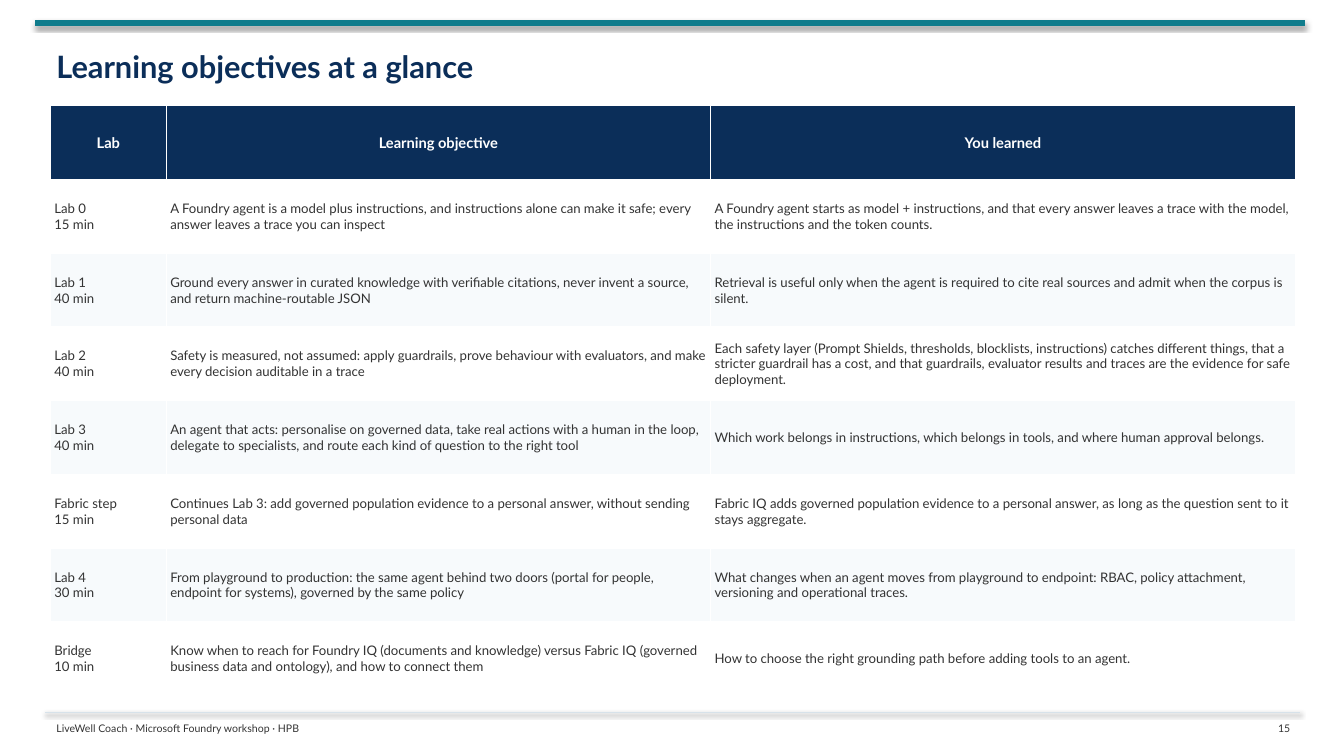
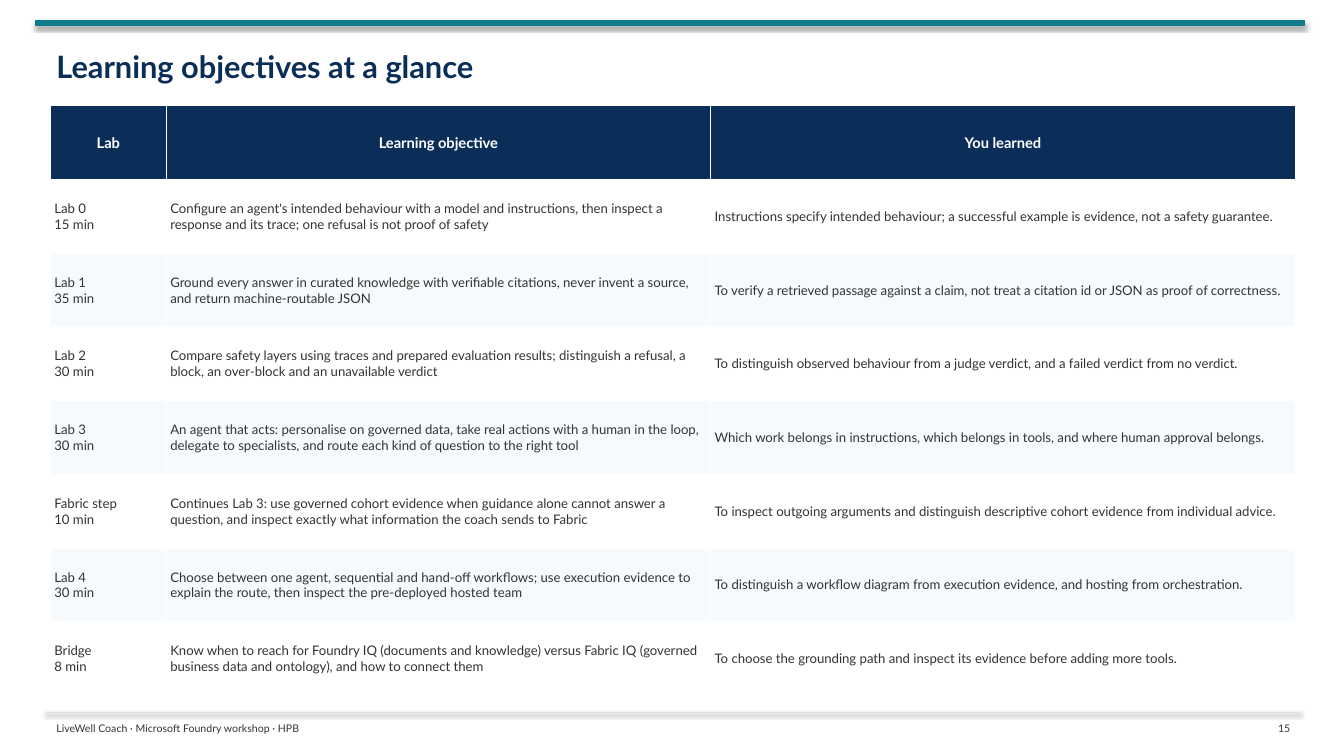
Before and after one commit to tonirex/hpb-foundry-workshop, a slide deck: slide 15 of deck/LiveWell-Lab-Flow.pptx. Drawn at 1344x756 pixels with LibreOffice and Linux fonts; fonts in the diff are those of the drawing. Boxes give left, top, right and bottom in pixels: in the first picture for what was removed or moved away, otherwise in the second. Text is boxed around its words. In the diff, an @@ line names an element or a change of style, - is before the commit and + after.

```diff
--- a/deck/LiveWell-Lab-Flow.pptx
+++ b/deck/LiveWell-Lab-Flow.pptx
@@ table at <box>50,106,1296,696</box> @@
-row 2, column 2: A Foundry agent is a model plus instructions, and instructions alone can make it safe; every answer leaves a trace you can inspect
+row 2, column 2: Configure an agent's intended behaviour with a model and instructions, then inspect a response and its trace; one refusal is not proof of safety
-row 2, column 3: A Foundry agent starts as model + instructions, and that every answer leaves a trace with the model, the instructions and the token counts.
+row 2, column 3: Instructions specify intended behaviour; a successful example is evidence, not a safety guarantee.
-row 3, column 1: Lab 1 / 40 min
+row 3, column 1: Lab 1 / 35 min
-row 3, column 3: Retrieval is useful only when the agent is required to cite real sources and admit when the corpus is silent.
+row 3, column 3: To verify a retrieved passage against a claim, not treat a citation id or JSON as proof of correctness.
-row 4: Lab 2 / 40 min | Safety is measured, not assumed: apply guardrails, prove behaviour with evaluators, and make every decision auditable in a trace | Each safety layer (Prompt Shields, thresholds, blocklists, instructions) catches different things, that a stricter guardrail has a cost, and that guardrails, evaluator results and traces are the evidence for safe deployment.
+row 4: Lab 2 / 30 min | Compare safety layers using traces and prepared evaluation results; distinguish a refusal, a block, an over-block and an unavailable verdict | To distinguish observed behaviour from a judge verdict, and a failed verdict from no verdict.
-row 5, column 1: Lab 3 / 40 min
+row 5, column 1: Lab 3 / 30 min
-row 6: Fabric step / 15 min | Continues Lab 3: add governed population evidence to a personal answer, without sending personal data | Fabric IQ adds governed population evidence to a personal answer, as long as the question sent to it stays aggregate.
+row 6: Fabric step / 10 min | Continues Lab 3: use governed cohort evidence when guidance alone cannot answer a question, and inspect exactly what information the coach sends to Fabric | To inspect outgoing arguments and distinguish descriptive cohort evidence from individual advice.
-row 7, column 2: From playground to production: the same agent behind two doors (portal for people, endpoint for systems), governed by the same policy
+row 7, column 2: Choose between one agent, sequential and hand-off workflows; use execution evidence to explain the route, then inspect the pre-deployed hosted team
-row 7, column 3: What changes when an agent moves from playground to endpoint: RBAC, policy attachment, versioning and operational traces.
+row 7, column 3: To distinguish a workflow diagram from execution evidence, and hosting from orchestration.
-row 8, column 1: Bridge / 10 min
+row 8, column 1: Bridge / 8 min
-row 8, column 3: How to choose the right grounding path before adding tools to an agent.
+row 8, column 3: To choose the grounding path and inspect its evidence before adding more tools.
```
Also in this commit, not shown: 13 other slides changed, 38 other files.
